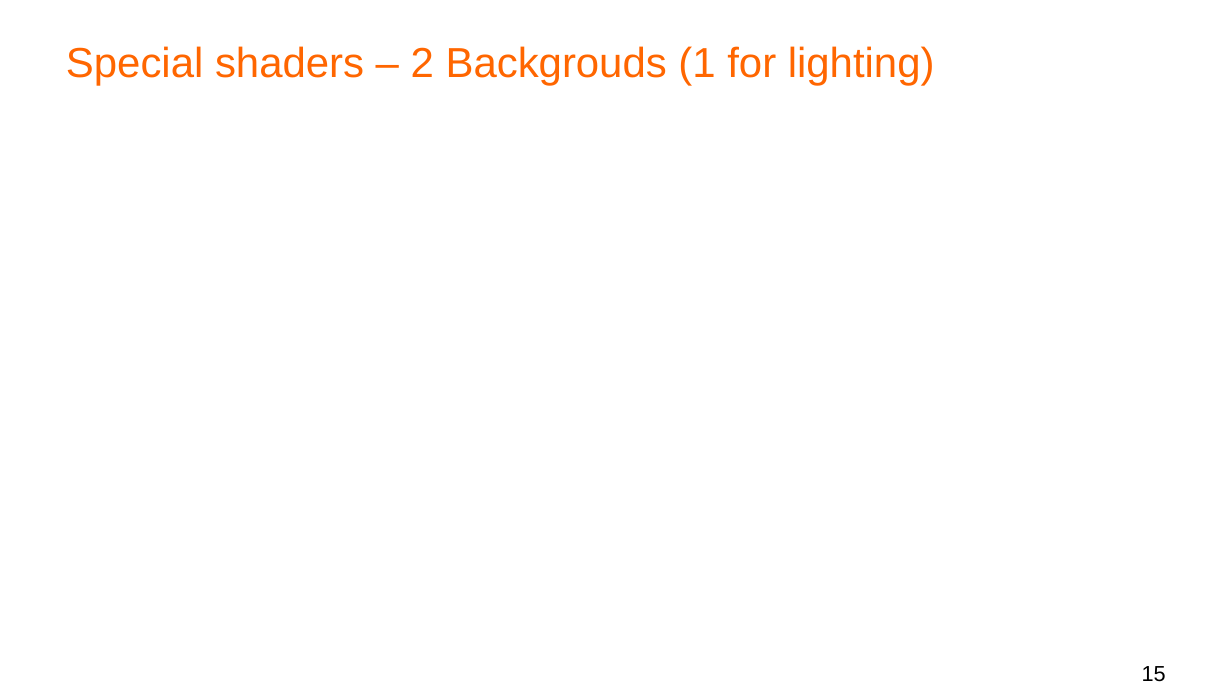
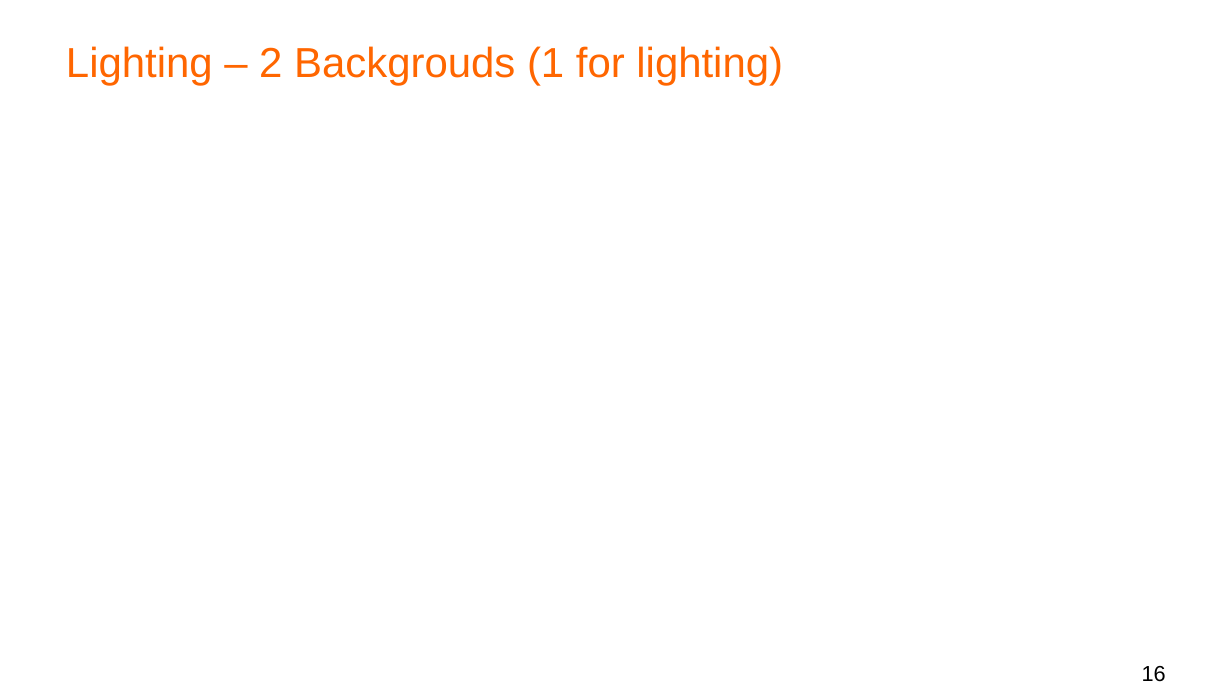
Before and after one commit to projetoalfobre/Ordu-2025-3d-training, a slide deck: slide 16 of presentations/3-materials.odp (slide 15 before the commit). Drawn at 1232x693 pixels with LibreOffice and Linux fonts; fonts in the diff are those of the drawing; background and template pictures are left out. Boxes give left, top, right and bottom in pixels: in the first picture for what was removed or moved away, otherwise in the second. Text is boxed around its words. In the diff, an @@ line names an element or a change of style, - is before the commit and + after.

```diff
--- a/presentations/3-materials.odp
+++ b/presentations/3-materials.odp
@@ title at box(66, 46, 783, 85): text changed @@
-Special shaders – 2 Backgrouds (1 for lighting)
+Lighting – 2 Backgrouds (1 for lighting)
@@ page number at box(1142, 666, 1166, 682): text changed @@
-15
+16
```
Also in this commit, not shown: 4 other slides changed, 7 other files.
